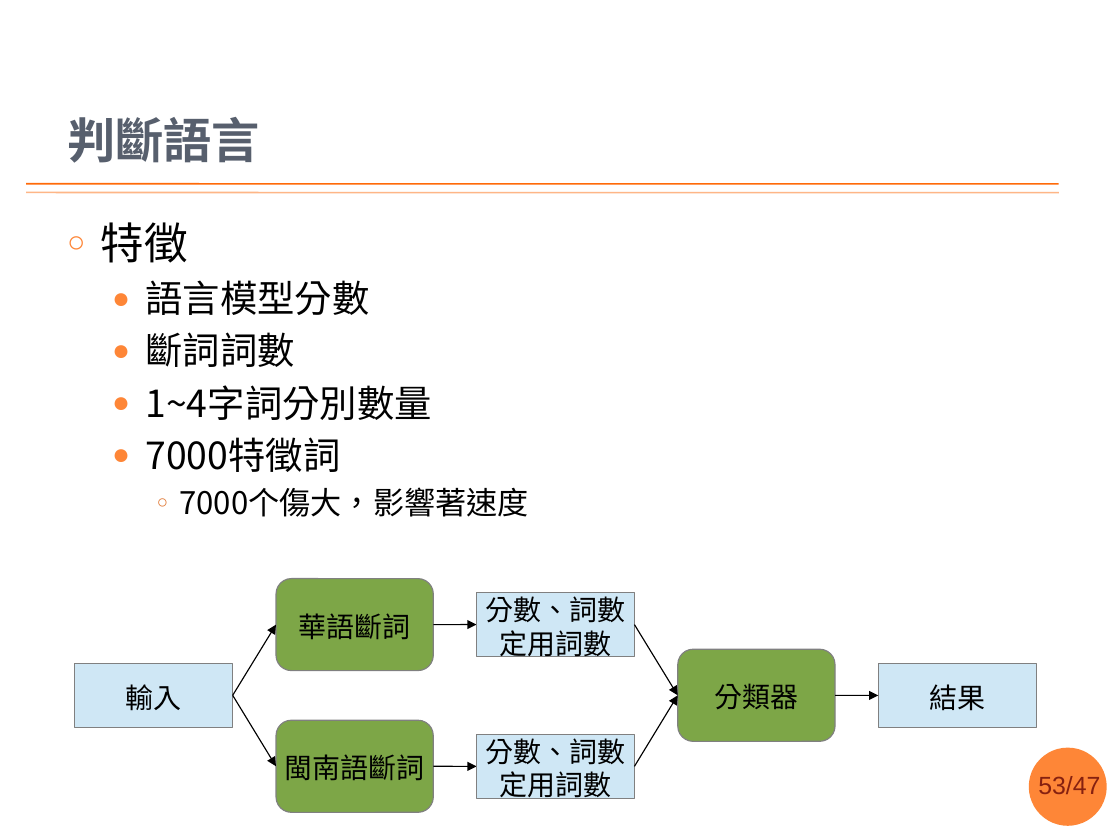
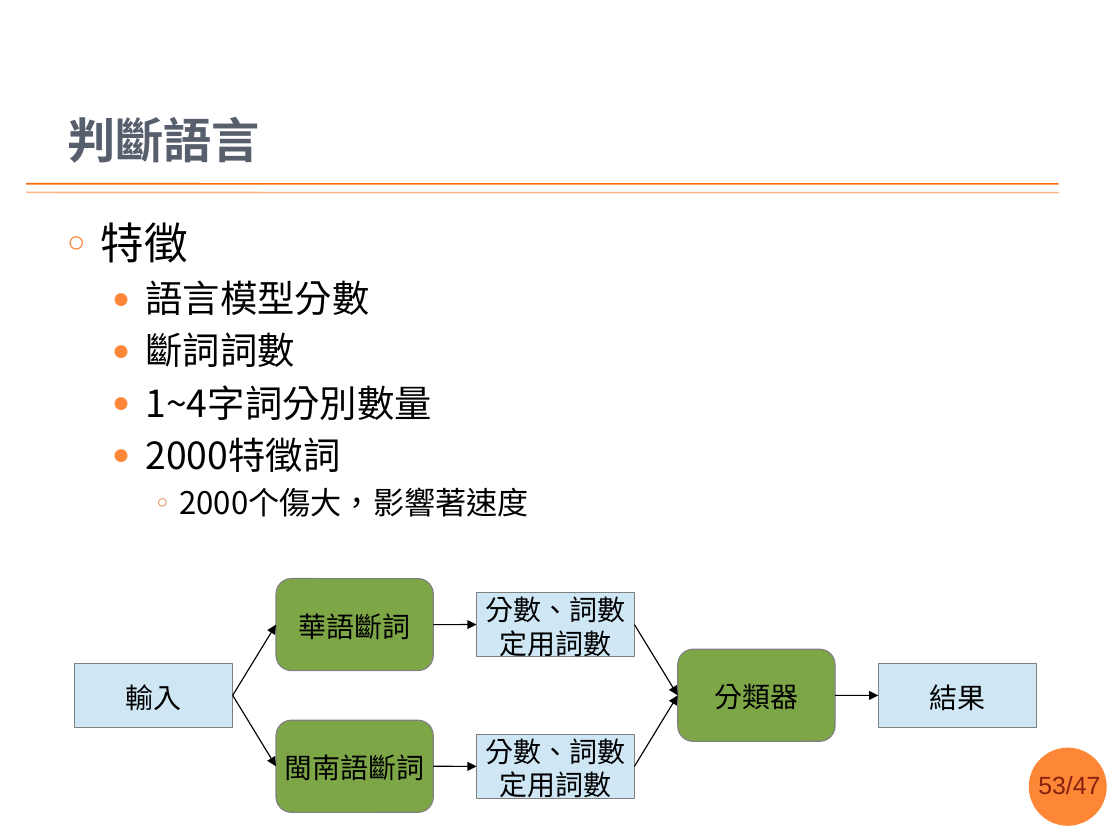
Before and after one commit to sih4sing5hong5/po3-ko3_tau5-iann2-phinn3, a slide deck: slide 53 of 翻譯報告.pptx. Drawn at 1120x840 pixels with LibreOffice and Linux fonts; fonts in the diff are those of the drawing; background and template pictures are left out. Boxes give left, top, right and bottom in pixels: in the first picture for what was removed or moved away, otherwise in the second. Text is boxed around its words. In the diff, an @@ line names an element or a change of style, - is before the commit and + after.

```diff
--- a/翻譯報告.pptx
+++ b/翻譯報告.pptx
@@ text at bbox=[146, 437, 529, 517]: text changed @@
-  ● 7000特徵詞
-    ○ 7000个傷大，影響著速度
+  ● 2000特徵詞
+    ○ 2000个傷大，影響著速度
```
Also in this commit, not shown: 3 other slides changed.
